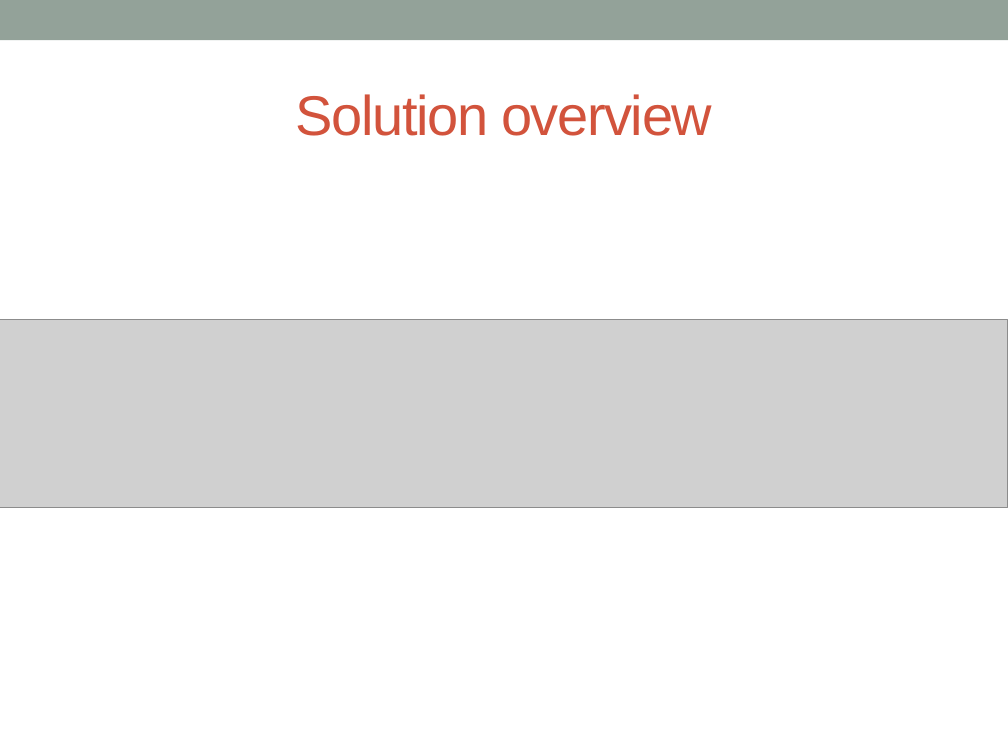
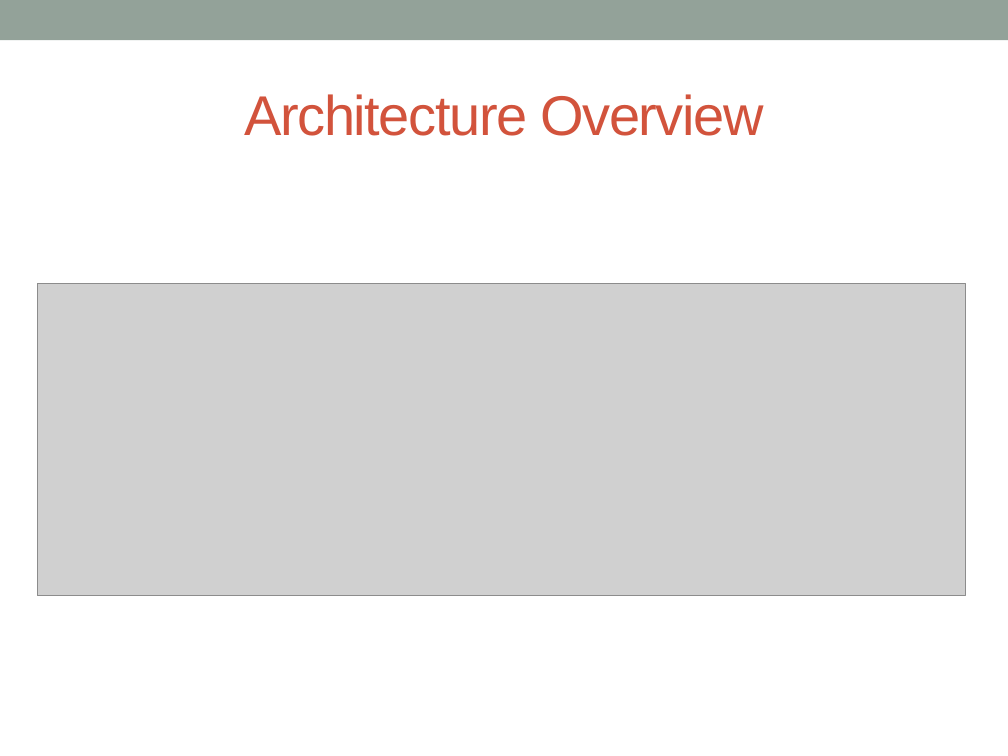
Before and after one commit to Kloudtek/data-repair-center, a slide deck: slide 8 of data-repair-center-presentation.pptx. Drawn at 1008x756 pixels with LibreOffice and Linux fonts; fonts in the diff are those of the drawing; grey boxes stand for pictures. Boxes give left, top, right and bottom in pixels: in the first picture for what was removed or moved away, otherwise in the second. Text is boxed around its words. In the diff, an @@ line names an element or a change of style, - is before the commit and + after.

```diff
--- a/data-repair-center-presentation.pptx
+++ b/data-repair-center-presentation.pptx
@@ title at [244,94,763,136]: text changed @@
-Solution overview
+Architecture Overview
@@ picture: place and size @@
-picture at [0,320,1008,507]
+picture at [37,283,966,596]
```
Also in this commit, not shown: 5 other slides changed, 2 slides added, 2 other files.
